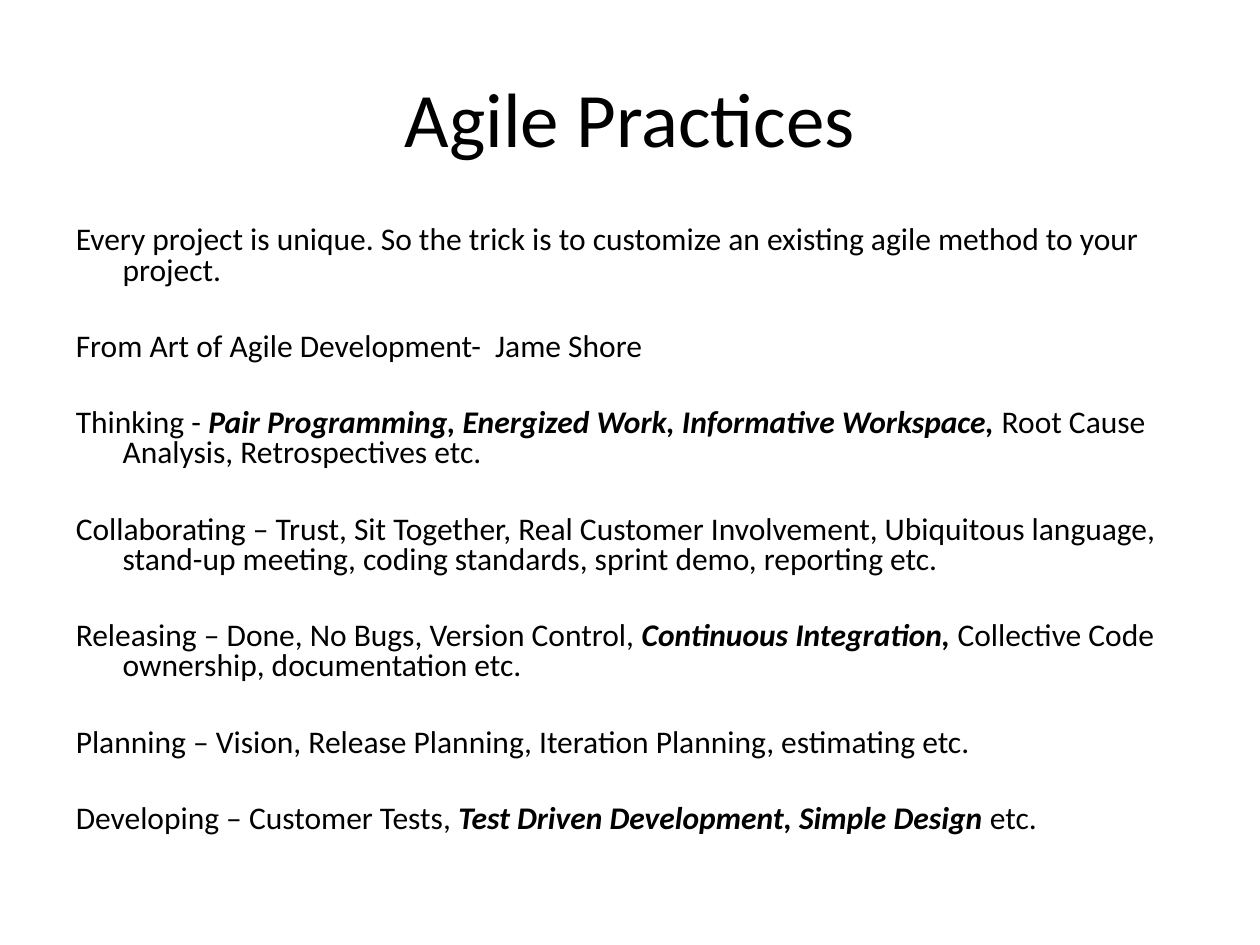
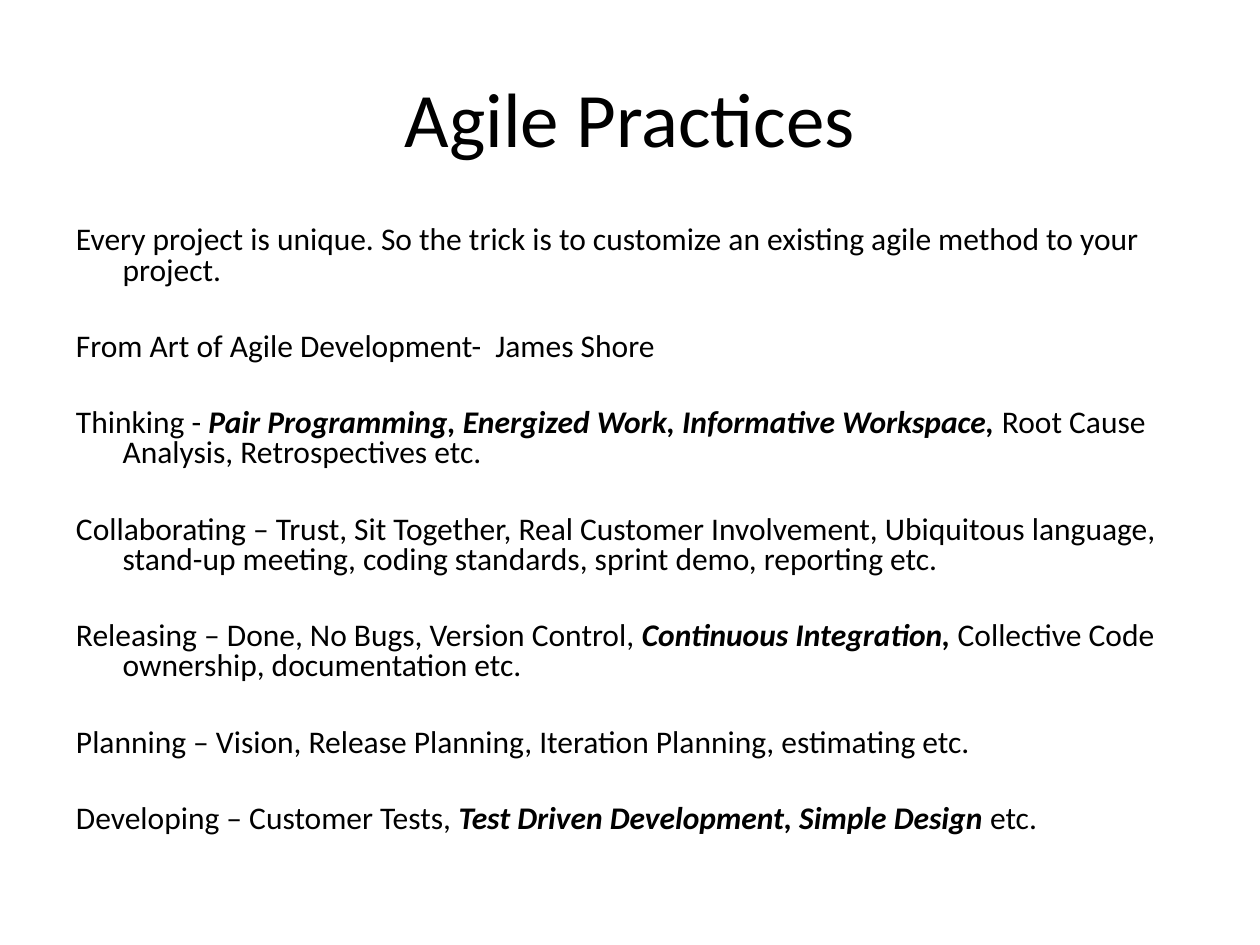
Before and after one commit to cpske/ISP, a slide deck: slide 11 of agile/Agile-Practices-and-Methods.ppt. Drawn at 1260x945 pixels with LibreOffice and Linux fonts; fonts in the diff are those of the drawing. Boxes give left, top, right and bottom in pixels: in the first picture for what was removed or moved away, otherwise in the second. Text is boxed around its words. In the diff, an @@ line names an element or a change of style, - is before the commit and + after.

Commit message:
update agile documents

```diff
--- a/agile/Agile-Practices-and-Methods.ppt
+++ b/agile/Agile-Practices-and-Methods.ppt
@@ text at [76,335,655,363]: text changed @@
-From Art of Agile Development- Jame Shore
+From Art of Agile Development- James Shore
```
Also in this commit, not shown: 2 other slides changed, 8 other files.
